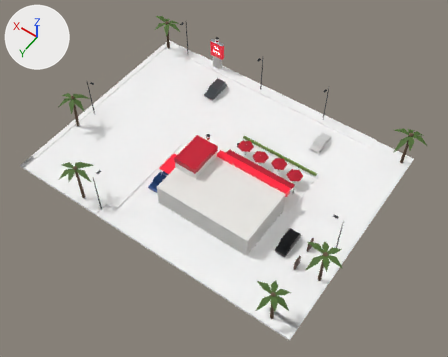
Two versions of the glTF model assets/roadside_stores/additional_17/02_tim_hortons/lod/tim_hortons_lod2.glb, one commit apart.
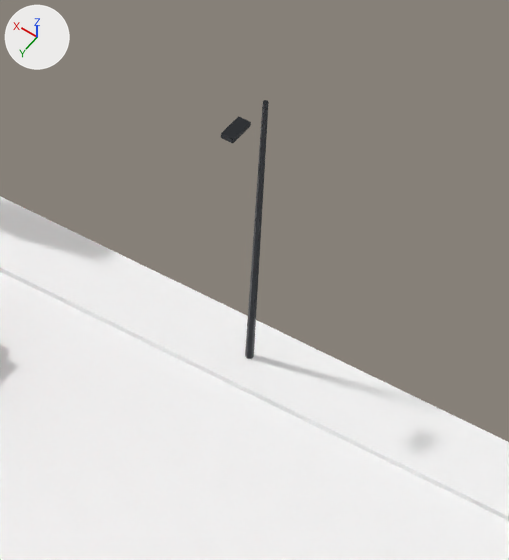
The first picture shows the older version from a camera (50 mm lens) standing at (-41.8, 56.7, 85.4) and looking at (-3.4, 2.9, 0.9). The close-ups show the older and then the newer version on the part from 51% to 66% of the width and 12% to 32% of the height of that picture. Only the edits that show in the close-ups are written down. Every picture has the same lights, and +X, +Y and +Z are marked at upper left. Objects named as collision shapes, trigger or cutter boxes, shadow casters or lower levels of detail are left out. Where no turn or scale is listed for an object, it has been applied to the vertices. Vertices at exactly the same position are counted once.

Objects in the first close-up: 'TIMS_LOD2_Ground', 'TIMS_LOD2_LampPosts'.
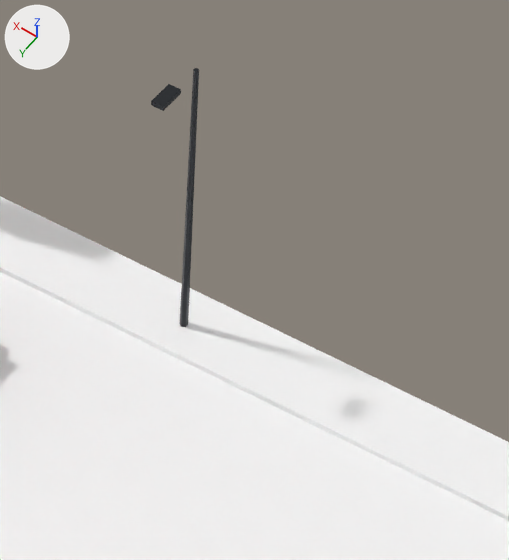
The edits, one by one:
me_tims_lod2_lampposts is used by ob_tims_lod2_lampposts; location (0.0, 0.0, 0.0).
me_tims_lod2_lampposts had 144 vertices, 168 faces and spanned x -26.1..26.1, y -19.9..19.7, z 0.0..8.6.
me_tims_lod2_lampposts now has 120 vertices, 140 faces and spans x -26.1..26.1, y -19.9..19.7, z 0.0..8.6.
me_tims_lod2_lampposts part 1: the loose piece of 12 vertices spanning x 3.9..4.1, y -19.9..-19.7, z 0.0..8.5 is moved by (2.0, 0.0, 0.0).
me_tims_lod2_lampposts part 2: the loose piece of 8 vertices spanning x 3.8..4.2, y -18.9..-18.1, z 8.5..8.6 is moved by (2.0, 0.0, 0.0).
Other edits to the shape of me_tims_lod2_lampposts do not show in these pictures.

Changed parts and their boxes (x1, y1, x2, y2) in the close-ups (509 x 560 px; the box of a moved part takes in the faces that stretch with it):
'TIMS_LOD2_LampPosts', reshaped: before (221, 100, 269, 359); after (151, 68, 199, 327)
part 1 of me_tims_lod2_lampposts, moved or reshaped: before (245, 100, 269, 359); after (180, 68, 199, 327)
part 2 of me_tims_lod2_lampposts, moved or reshaped: before (221, 116, 251, 143); after (151, 84, 181, 111)
